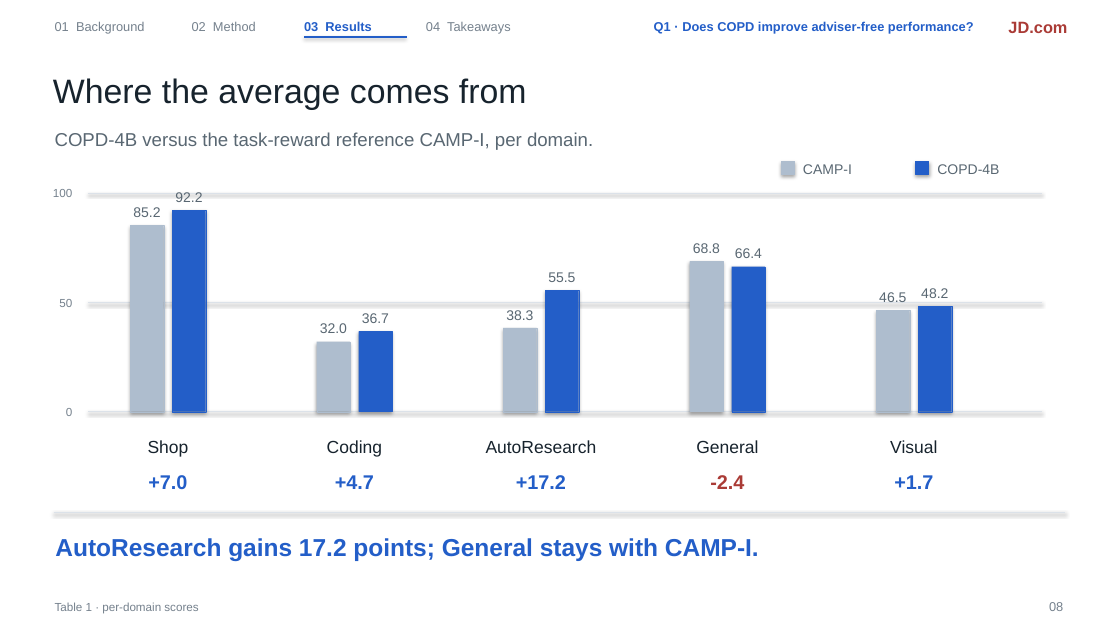
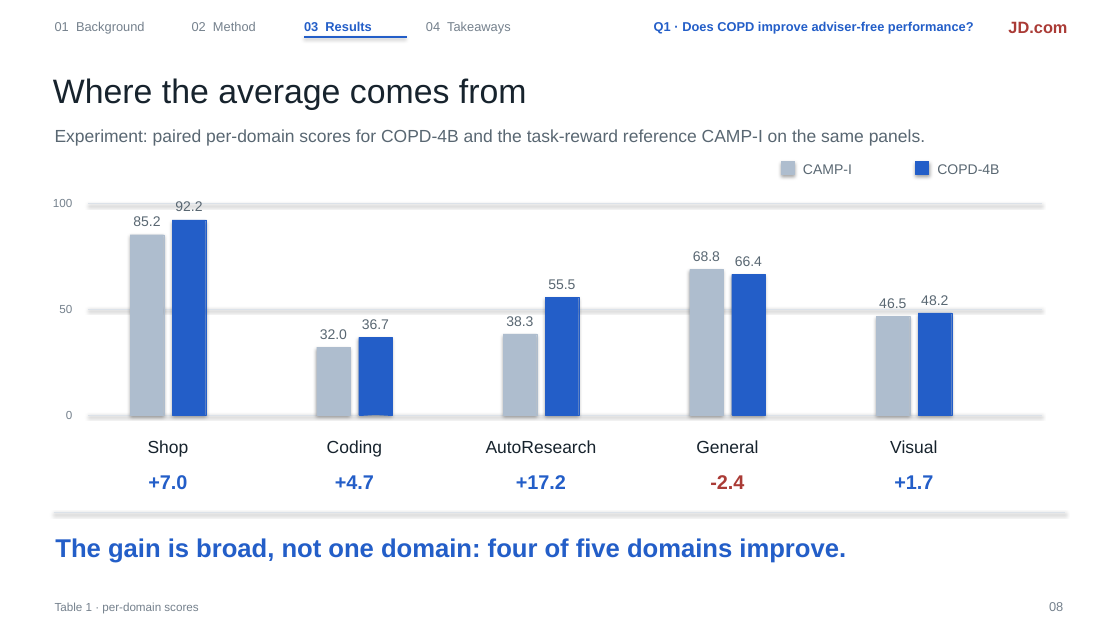
Before and after one commit to liruiluo/communicative-opsd, a slide deck: slide 8 of assets/slides/copd-slides.pptx. Drawn at 1120x630 pixels with LibreOffice and Linux fonts; fonts in the diff are those of the drawing. Boxes give left, top, right and bottom in pixels: in the first picture for what was removed or moved away, otherwise in the second. Text is boxed around its words. In the diff, an @@ line names an element or a change of style, - is before the commit and + after.

Commit message:
Results slides state the experiment and the claim instead of numbers

```diff
--- a/assets/slides/copd-slides.pptx
+++ b/assets/slides/copd-slides.pptx
@@ text at bbox=[55, 129, 925, 146]: text changed; size 16 to 15 pt @@
-COPD-4B versus the task-reward reference CAMP-I, per domain.
+Experiment: paired per-domain scores for COPD-4B and the task-reward reference CAMP-I on the same panels.
@@ 5 texts, 1 line: place and size @@
-5 texts, 1 line at bbox=[53, 189, 1042, 258]
+5 texts, 1 line at bbox=[53, 199, 1042, 266]
@@ rectangle: place and size @@
-rectangle at bbox=[130, 225, 164, 412]
+rectangle at bbox=[130, 234, 164, 415]
@@ rectangle: place and size @@
-rectangle at bbox=[172, 210, 206, 412]
+rectangle at bbox=[172, 220, 206, 415]
@@ rectangle: place and size @@
-rectangle at bbox=[690, 261, 723, 412]
+rectangle at bbox=[690, 270, 723, 415]
@@ rectangle: place and size @@
-rectangle at bbox=[732, 266, 765, 412]
+rectangle at bbox=[732, 275, 765, 415]
@@ rectangle: place and size @@
-rectangle at bbox=[876, 310, 910, 412]
+rectangle at bbox=[876, 317, 910, 415]
@@ 7 texts, 5 rectangles, 2 lines: place and size @@
-7 texts, 5 rectangles, 2 lines at bbox=[59, 272, 1042, 412]
+7 texts, 5 rectangles, 2 lines at bbox=[59, 279, 1042, 415]
@@ text at bbox=[55, 538, 846, 563]: text changed; size 21 to 22 pt @@
-AutoResearch gains 17.2 points; General stays with CAMP-I.
+The gain is broad, not one domain: four of five domains improve.
```
Also in this commit, not shown: 11 other slides changed, 1 other file.
